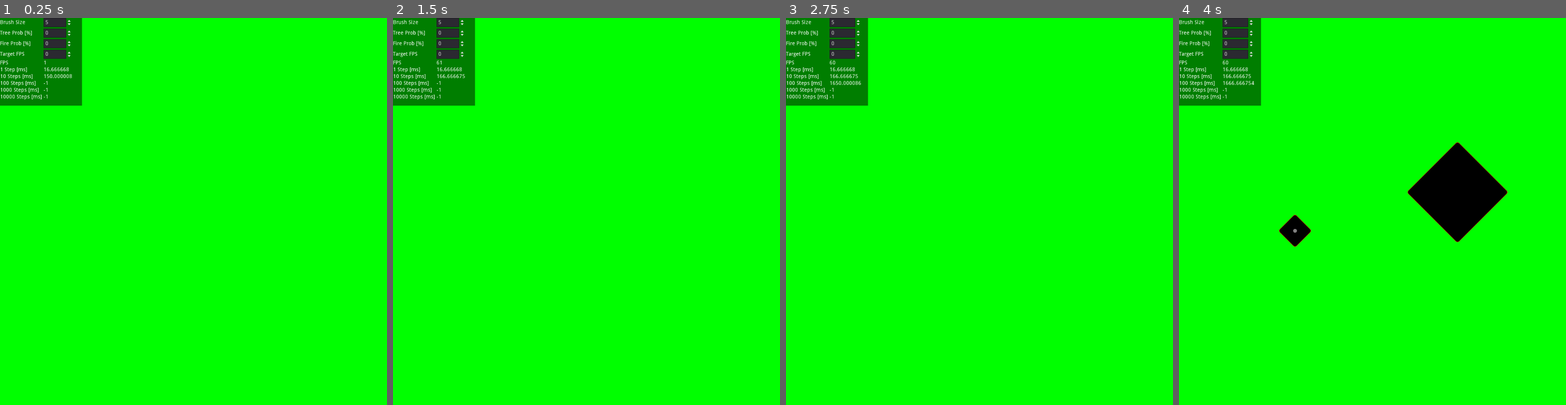
Above: before the commit, frames 1-4 (left to right).
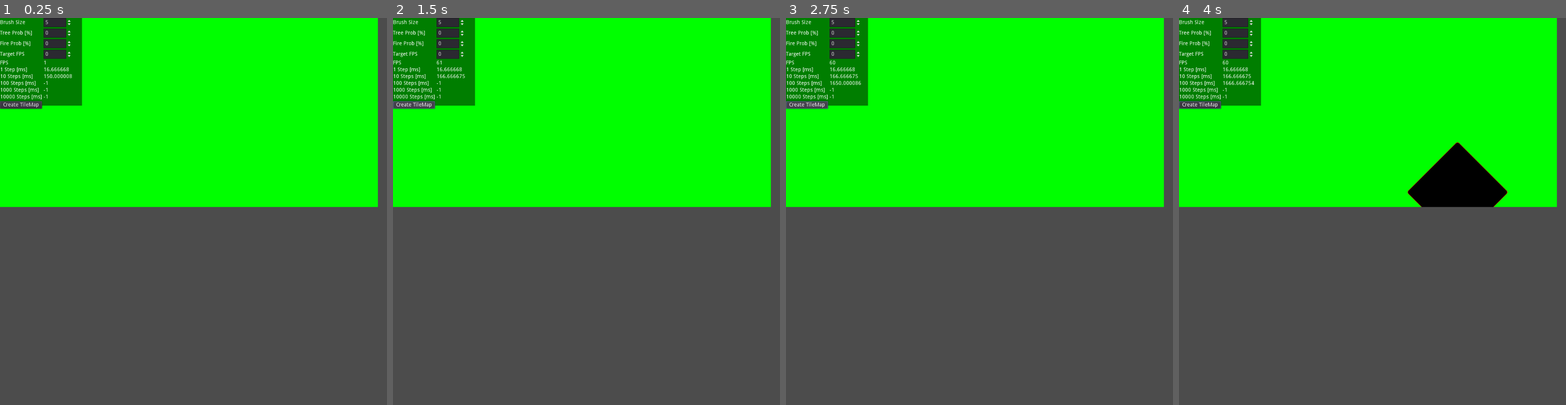
Above: after the commit, the same moments.

Repository: max-deutsch/cellular-map
Game: Godot game, scene res://scenes/Main.tscn
Same seed, same stepped clock (60 frames per second), same inputs: the game is played once before the commit and once after it. Before the commit the project starts from res://ForestFire.tscn.
Inputs (mouse positions are in pixels of both pictures, inside the frame that each line leads up to):
- Up to frame 1 (0.25 s): no input
- Up to frame 2 (1.5 s): click (412, 103) at 0.5 s, where only the run after the commit has a clickable "Create TileMap"; click (412, 103) at 1.25 s, where only the run after the commit has a clickable "Create TileMap"
- Up to frame 3 (2.75 s): click (805, 103) at 2 s, where only the run after the commit has a clickable "Create TileMap"
- Up to frame 4 (4 s): tap Enter at 2.75 s; move the mouse to (1457, 192) at 2.77 s; click (1457, 192) at 2.92 s; move the mouse to (1295, 230) at 3.52 s; click (1295, 230) at 3.67 s

The runs differ from the first frame. In frame 1, 53% of the frame differs, in the area x 0-100%, y 0-100%; in frame 2, 53%; in frame 3, 53%; in frame 4, 53%.

Commit message:
Add Main scene with forestfire subview

Diff:
--- a/ForestFire.tscn
+++ b/ForestFire.tscn
@@ -179,3 +179,12 @@
 margin_top = 202.0
 margin_right = 189.0
 margin_bottom = 216.0
+
+[node name="CreateTileMap" type="Button" parent="UIContainer/HBoxContainer"]
+margin_top = 220.0
+margin_right = 111.0
+margin_bottom = 240.0
+text = "Create TileMap"
+__meta__ = {
+"_editor_description_": ""
+}
--- a/TextureRectFinalDisplay.gd
+++ b/TextureRectFinalDisplay.gd
@@ -1,17 +1,18 @@
 extends TextureRect
 
-onready var Sprite1 = $"/root/RootControl/Viewport1/Sprite1"
-onready var Sprite2 = $"/root/RootControl/Viewport2/Sprite2"
-onready var UIContainer = $"/root/RootControl/UIContainer"
-onready var ClickThresholdInput = $"/root/RootControl/UIContainer/HBoxContainer/ClickThresholdInput"
-onready var TreeProbInput = $"/root/RootControl/UIContainer/HBoxContainer/TreeProbInput"
-onready var FireProbInput = $"/root/RootControl/UIContainer/HBoxContainer/FireProbInput"
-onready var TargetFPSInput = $"/root/RootControl/UIContainer/HBoxContainer/TargetFPSInput"
-onready var Time1Step = $"/root/RootControl/UIContainer/HBoxContainer/Time1Step"
-onready var Time10Step = $"/root/RootControl/UIContainer/HBoxContainer/Time10Step"
-onready var Time100Step = $"/root/RootControl/UIContainer/HBoxContainer/Time100Step"
-onready var Time1000Step = $"/root/RootControl/UIContainer/HBoxContainer/Time1000Step"
-onready var Time10000Step = $"/root/RootControl/UIContainer/HBoxContainer/Time10000Step"
+onready var Sprite1 = $"../Viewport1/Sprite1"
+onready var Sprite2 = $"../Viewport2/Sprite2"
+onready var UIContainer = $"../UIContainer"
+onready var ClickThresholdInput = $"../UIContainer/HBoxContainer/ClickThresholdInput"
+onready var TreeProbInput = $"../UIContainer/HBoxContainer/TreeProbInput"
+onready var FireProbInput = $"../UIContainer/HBoxContainer/FireProbInput"
+onready var TargetFPSInput = $"../UIContainer/HBoxContainer/TargetFPSInput"
+onready var Time1Step = $"../UIContainer/HBoxContainer/Time1Step"
+onready var Time10Step = $"../UIContainer/HBoxContainer/Time10Step"
+onready var Time100Step = $"../UIContainer/HBoxContainer/Time100Step"
+onready var Time1000Step = $"../UIContainer/HBoxContainer/Time1000Step"
+onready var Time10000Step = $"../UIContainer/HBoxContainer/Time10000Step"
+onready var CreateTileMapButton = $"../UIContainer/HBoxContainer/CreateTileMap"
 
 var ms1step = 0
 var ms10step = 0
@@ -35,6 +36,7 @@
 	TreeProbInput.connect("value_changed", self, "on_tree_prob_change")
 	FireProbInput.connect("value_changed", self, "on_fire_prob_change")
 	TargetFPSInput.connect("value_changed", self, "on_target_fps_change")
+	CreateTileMapButton.connect("pressed", self, "_create_tile_map_pressed")
 
 	ClickThresholdInput.set_value(5.0);
 	TreeProbInput.set_value(0.0);
@@ -121,3 +123,10 @@
 func _draw():
 	if valid_mouse_pos:
 		draw_circle(mouse_pos, click_threshold, Color(1.0, 1.0, 1.0, 0.5))
+
+func _create_tile_map_pressed():
+	var tileMapPopup = Popup
+	print("create_tile_map")
+
+
+# PerlinNoise
--- a/project.godot
+++ b/project.godot
@@ -14,7 +14,7 @@
 config/description="Forest Fire with Cellular Automat.
 Deutsch Maximilian
 ai21m024@technikum-wien"
-run/main_scene="res://ForestFire.tscn"
+run/main_scene="res://scenes/Main.tscn"
 config/icon="res://icon.png"
 
 [display]
--- /dev/null
+++ b/scenes/Main.tscn
@@ -0,0 +1,14 @@
+[gd_scene load_steps=2 format=2]
+
+[ext_resource path="res://ForestFire.tscn" type="PackedScene" id=1]
+
+[node name="ViewportContainer" type="ViewportContainer"]
+margin_right = 40.0
+margin_bottom = 40.0
+
+[node name="Viewport" type="Viewport" parent="."]
+size = Vector2( 1000, 500 )
+handle_input_locally = false
+render_target_update_mode = 3
+
+[node name="RootControl" parent="Viewport" instance=ExtResource( 1 )]
--- /dev/null
+++ b/scenes/TileMap.tscn
@@ -0,0 +1,75 @@
+[gd_scene load_steps=4 format=2]
+
+[ext_resource path="res://assets/tilemap.png" type="Texture" id=1]
+
+[sub_resource type="ConvexPolygonShape2D" id=1]
+points = PoolVector2Array( 64, 64, 0, 64, 0, 0, 64, 0 )
+
+[sub_resource type="TileSet" id=2]
+0/name = "tilemap.png 0"
+0/texture = ExtResource( 1 )
+0/tex_offset = Vector2( 0, 0 )
+0/modulate = Color( 1, 1, 1, 1 )
+0/region = Rect2( 0, 0, 64, 64 )
+0/tile_mode = 0
+0/occluder_offset = Vector2( 0, 0 )
+0/navigation_offset = Vector2( 0, 0 )
+0/shape_offset = Vector2( 0, 0 )
+0/shape_transform = Transform2D( 1, 0, 0, 1, 0, 0 )
+0/shape = SubResource( 1 )
+0/shape_one_way = false
+0/shape_one_way_margin = 1.0
+0/shapes = [ {
+"autotile_coord": Vector2( 0, 0 ),
+"one_way": false,
+"one_way_margin": 1.0,
+"shape": SubResource( 1 ),
+"shape_transform": Transform2D( 1, 0, 0, 1, 0, 0 )
+} ]
+0/z_index = 0
+1/name = "tilemap.png 1"
+1/texture = ExtResource( 1 )
+1/tex_offset = Vector2( 0, 0 )
+1/modulate = Color( 1, 1, 1, 1 )
+1/region = Rect2( 64, 0, 64, 64 )
+1/tile_mode = 0
+1/occluder_offset = Vector2( 0, 0 )
+1/navigation_offset = Vector2( 0, 0 )
+1/shape_offset = Vector2( 0, 0 )
+1/shape_transform = Transform2D( 1, 0, 0, 1, 0, 0 )
+1/shape_one_way = false
+1/shape_one_way_margin = 0.0
+1/shapes = [  ]
+1/z_index = 0
+2/name = "tilemap.png 2"
+2/texture = ExtResource( 1 )
+2/tex_offset = Vector2( 0, 0 )
+2/modulate = Color( 1, 1, 1, 1 )
+2/region = Rect2( 128, 0, 64, 64 )
+2/tile_mode = 0
+2/occluder_offset = Vector2( 0, 0 )
+2/navigation_offset = Vector2( 0, 0 )
+2/shape_offset = Vector2( 0, 0 )
+2/shape_transform = Transform2D( 1, 0, 0, 1, 0, 0 )
+2/shape_one_way = false
+2/shape_one_way_margin = 0.0
+2/shapes = [  ]
+2/z_index = 0
+3/name = "tilemap.png 3"
+3/texture = ExtResource( 1 )
+3/tex_offset = Vector2( 0, 0 )
+3/modulate = Color( 1, 1, 1, 1 )
+3/region = Rect2( 192, 0, 64, 64 )
+3/tile_mode = 0
+3/occluder_offset = Vector2( 0, 0 )
+3/navigation_offset = Vector2( 0, 0 )
+3/shape_offset = Vector2( 0, 0 )
+3/shape_transform = Transform2D( 1, 0, 0, 1, 0, 0 )
+3/shape_one_way = false
+3/shape_one_way_margin = 0.0
+3/shapes = [  ]
+3/z_index = 0
+
+[node name="TileMap" type="TileMap"]
+tile_set = SubResource( 2 )
+format = 1
Binary file added: assets/tilemap.png
Not shown, added: assets/tilemap.png.import
Not shown, added: notes.md
